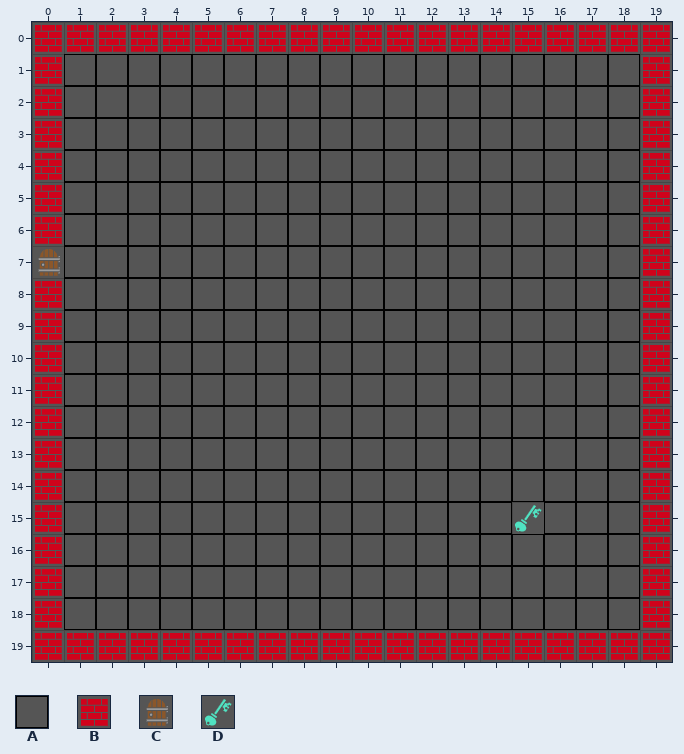
Two states of a Tiled map, maps/eastHall.tmx. That is the earlier state.
Cells are 32x32 px. Shown: x 0..19, y 0..19.
Key: from "default": A 0, B 1, C 3, D 7.
_ is an empty cell.
Layer "Tiles" before, first column x 0:
 0 BBBBBBBBBBBBBBBBBBBB
 1 BAAAAAAAAAAAAAAAAAAB
 2 BAAAAAAAAAAAAAAAAAAB
 3 BAAAAAAAAAAAAAAAAAAB
 4 BAAAAAAAAAAAAAAAAAAB
 5 BAAAAAAAAAAAAAAAAAAB
 6 BAAAAAAAAAAAAAAAAAAB
 7 CAAAAAAAAAAAAAAAAAAB
 8 BAAAAAAAAAAAAAAAAAAB
 9 BAAAAAAAAAAAAAAAAAAB
10 BAAAAAAAAAAAAAAAAAAB
11 BAAAAAAAAAAAAAAAAAAB
12 BAAAAAAAAAAAAAAAAAAB
13 BAAAAAAAAAAAAAAAAAAB
14 BAAAAAAAAAAAAAAAAAAB
15 BAAAAAAAAAAAAAADAAAB
16 BAAAAAAAAAAAAAAAAAAB
17 BAAAAAAAAAAAAAAAAAAB
18 BAAAAAAAAAAAAAAAAAAB
19 BBBBBBBBBBBBBBBBBBBB
Once edited:
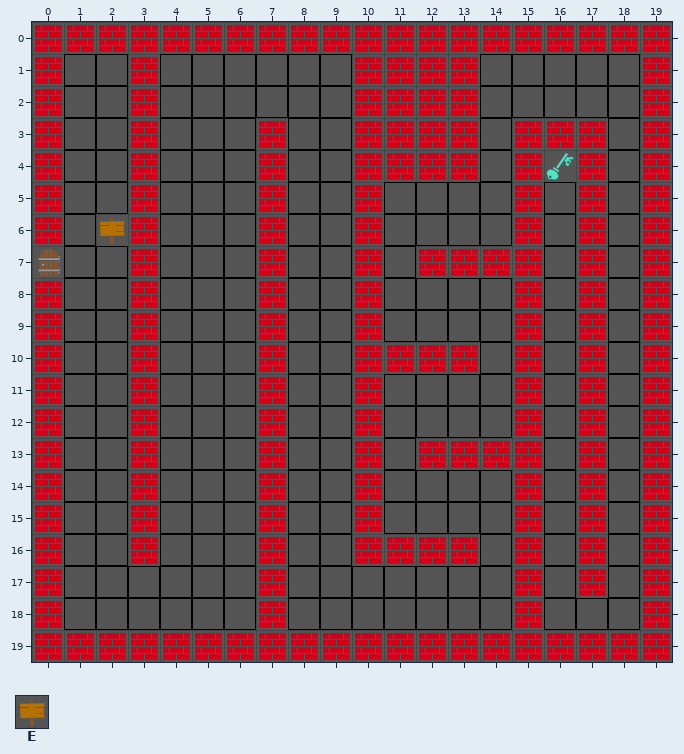
Further tiles: from "default": E 2.
Change:
Changed rows in their new state; . is an unchanged cell.
Layer "Tiles":
first column x 2:
 1 .B......BBBB....
 2 .B......BBBB....
 3 .B...B..BBBB.BBB
 4 .B...B..BBBB.BDB
 5 .B...B..B....B.B
 6 EB...B..B....B.B
 7 .B...B..B.BBBB.B
 8 .B...B..B....B.B
 9 .B...B..B....B.B
10 .B...B..BBBB.B.B
11 .B...B..B....B.B
12 .B...B..B....B.B
13 .B...B..B.BBBB.B
14 .B...B..B....B.B
15 .B...B..B....B.B
16 .B...B..BBBB.B.B
17 .....B.......B.B
18 .....B.......B..
Changed places in both pictures, as pixel boxes (x1, y1, x2, y2):
changed: (96, 54, 160, 566)
changed: (352, 54, 608, 630)
changed: (256, 118, 288, 630)
